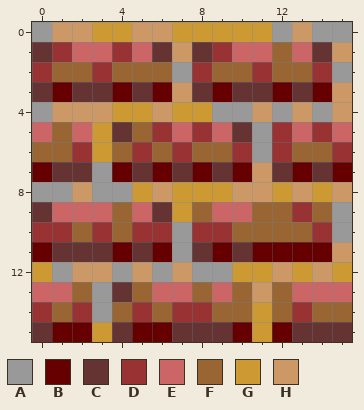
Pixel-art sprite -- image/16bit/wall01.png. The first picture shows the starting point.
The file is 16x16 pixels.
Palette (. is transparent): A #999999  B #660000  C #663333  D #993333  E #cc6666  F #996633  G #cc9933  H #cc9966
Pixels before, first column x 0:
 0 AHHGGHHGGGGGAHAA
 1 CDEEDECHCDEEFECH
 2 DFFDFFFADFFDFFDA
 3 CBCCBCBHCBCCBCBH
 4 AHHHGGHGGAAHAHAH
 5 EFEGCFDEDECADEDE
 6 FFDGFDFDFFDADFFD
 7 BCCABCBCBCBHCBCB
 8 AAHAAGHGGGHHGHGH
 9 CEEEFECGFEEFFDFA
10 DDFDFDDADDFFFFDA
11 BCCCBCBACBCBBBBH
12 GAHHAHAHAAGGHGHG
13 EEFACFEEFEFHFEEE
14 DFDAFDFDDFFGFDFF
15 CBBGCBBCCCBGBCCC
After:
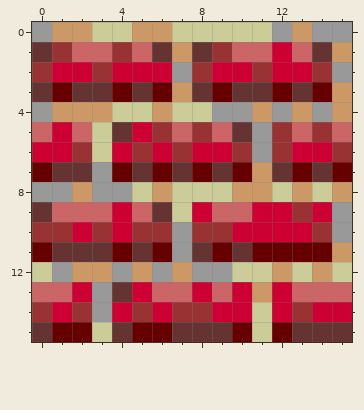
From old to new:
Colour F changes from #996633 to #cc0033.
Colour G changes from #cc9933 to #cccc99.
Boxes around the changes in both pictures, in picture pixels (x1, y1, x2, y2):
changed: (32, 22, 352, 342)
